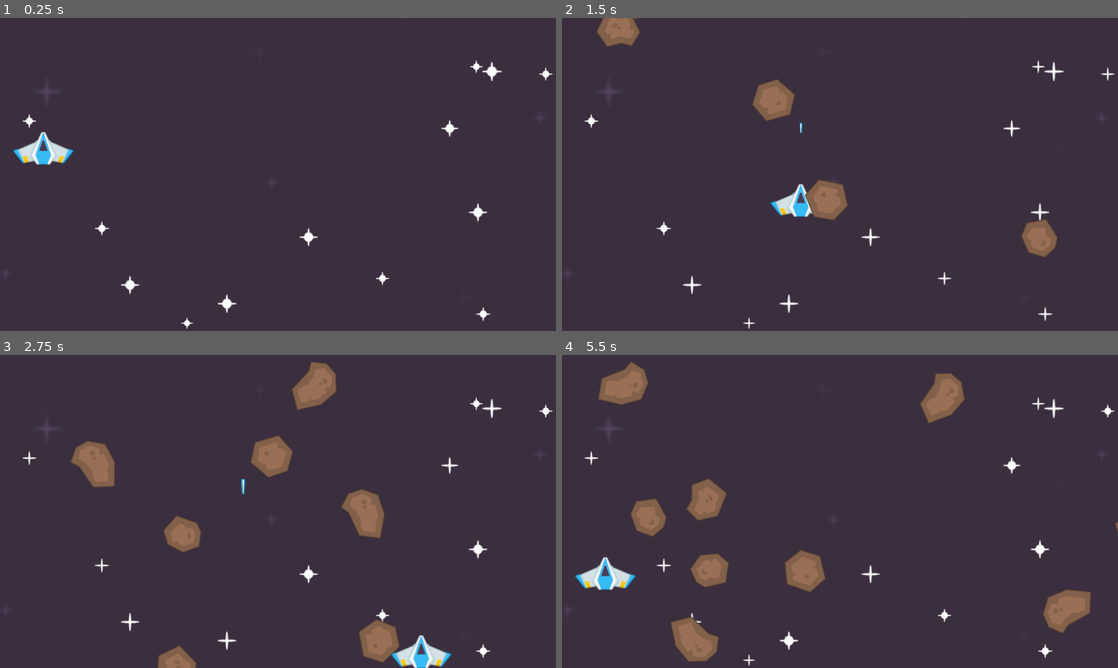
Above: before the commit, frames 1-4 (two rows, left to right).
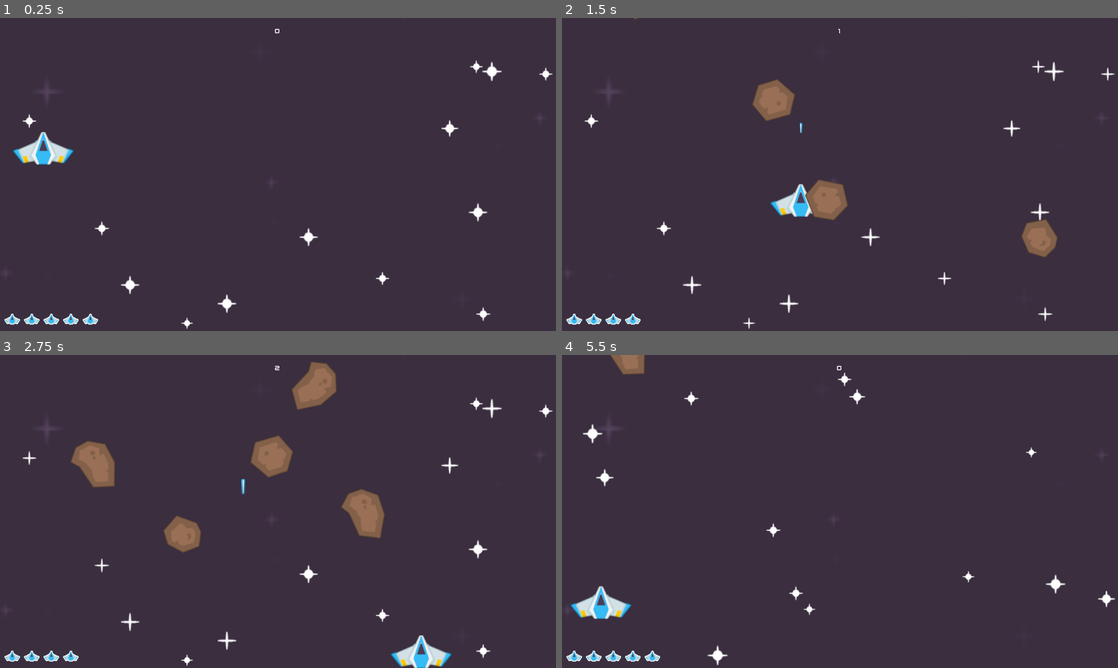
Above: after the commit, the same moments.

Repository: ZybeDevSam/simple-game
Game: Godot game, scene res://Level.tscn
Two runs of this game, one before a commit and one after it. Both use one fixed random seed, a clock stepped at 60 frames per second and the inputs below. The project has no main scene, so this scene is started directly.
Inputs:
- Up to frame 1 (0.25 s): no input
- Up to frame 2 (1.5 s): hold D (right) 0.53-1.28 s; hold Space (Shoot) 0.53-1.28 s; hold S (down) from 1.28 s (still down); tap Space (Shoot) at 1.35 s
- Up to frame 3 (2.75 s): release S (down) at 2.03 s; hold D (right) from 2.03 s (still down); hold Space (Shoot) from 2.03 s (still down)
- Up to frame 4 (5.5 s): release D (right) at 2.78 s; release Space (Shoot) at 2.78 s; hold W (up) 2.78-3.53 s; tap Space (Shoot) at 2.85, 4.35, 5 s; hold Space (Shoot) 3.53-4.28 s; hold Left (left) 3.53-5.03 s; hold S (down) from 5.03 s (still down); hold Space (Shoot) from 5.03 s (still down)

The runs differ from the first frame. In frame 1, 0.3% of the frame differs, in the area x 0-51%, y 3-98%; in frame 2, 0.8%; in frame 3, 1.3%; in frame 4, 8.7%, in the area x 0-100%, y 0-100%.

Commit message:
change some things

Diff:
--- a/Level.tscn
+++ b/Level.tscn
@@ -5,6 +5,7 @@
 [ext_resource type="Texture2D" uid="uid://c0f8ciiepfbeh" path="res://PNG/Effects/star1.png" id="4_m3clv"]
 [ext_resource type="Script" uid="uid://be3r032cekjrx" path="res://level.gd" id="4_wkftn"]
 [ext_resource type="Texture2D" uid="uid://5b2ulod4srxd" path="res://PNG/Effects/star2.png" id="5_mxnmf"]
+[ext_resource type="PackedScene" uid="uid://blh48e7pvrbxn" path="res://ui.tscn" id="6_m3clv"]
 
 [sub_resource type="SpriteFrames" id="SpriteFrames_2nifc"]
 animations = [{
@@ -33,8 +34,10 @@
 position = Vector2(633.49994, 377.50003)
 scale = Vector2(5.3242183, 5.3554688)
 texture = ExtResource("2_t7iv1")
+metadata/_edit_lock_ = true
 
 [node name="Stars" type="Node2D" parent="." unique_id=255768166]
+metadata/_edit_lock_ = true
 
 [node name="AnimatedSprite2D" type="AnimatedSprite2D" parent="Stars" unique_id=1511634786]
 sprite_frames = SubResource("SpriteFrames_2nifc")
@@ -118,6 +121,7 @@
 position = Vector2(576, 332)
 
 [node name="Boarders" type="Node2D" parent="." unique_id=312387855]
+metadata/_edit_lock_ = true
 
 [node name="StaticBody2D" type="StaticBody2D" parent="Boarders" unique_id=1192450641]
 collision_layer = 4
@@ -152,8 +156,12 @@
 autostart = true
 
 [node name="Meteors" type="Node2D" parent="." unique_id=475343160]
+metadata/_edit_lock_ = true
 
 [node name="Laser" type="Node2D" parent="." unique_id=460742825]
+metadata/_edit_lock_ = true
+
+[node name="UI" parent="." unique_id=2029816123 instance=ExtResource("6_m3clv")]
 
 [connection signal="laser" from="Player" to="." method="_on_player_laser"]
 [connection signal="timeout" from="MeteorTimer" to="." method="_on_meteor_timer_timeout"]
--- /dev/null
+++ b/gameOverScreen.tscn
@@ -0,0 +1,3 @@
+[gd_scene format=3 uid="uid://jf678sd75ibn"]
+
+[node name="Node2D" type="Node2D" unique_id=1266825445]
--- /dev/null
+++ b/game_over_screen.gd
@@ -0,0 +1,11 @@
+extends Control
+
+@export var level_packed: PackedScene
+
+func _ready() -> void:
+	$CenterContainer/VBoxContainer/Label2.text += str(Global.score)
+
+
+func _input(event):
+	if event.is_action_pressed("Shoot"):
+		get_tree().change_scene_to_packed(level_packed)
--- /dev/null
+++ b/game_over_screen.tscn
@@ -0,0 +1,71 @@
+[gd_scene format=3 uid="uid://c1y4mjn104rse"]
+
+[ext_resource type="FontFile" uid="uid://dis8vy025vnyn" path="res://Audio/kenvector_future.ttf" id="1_gt22q"]
+[ext_resource type="Script" uid="uid://bqoppueo6o522" path="res://game_over_screen.gd" id="1_w3hxg"]
+[ext_resource type="PackedScene" uid="uid://bbhfiv2pfo3yo" path="res://Level.tscn" id="2_l4tlu"]
+
+[node name="GameOverScreen" type="Control" unique_id=289621191]
+layout_mode = 3
+anchors_preset = 15
+anchor_right = 1.0
+anchor_bottom = 1.0
+grow_horizontal = 2
+grow_vertical = 2
+script = ExtResource("1_w3hxg")
+level_packed = ExtResource("2_l4tlu")
+
+[node name="BG" type="ColorRect" parent="." unique_id=1896762090]
+layout_mode = 1
+anchors_preset = 15
+anchor_right = 1.0
+anchor_bottom = 1.0
+grow_horizontal = 2
+grow_vertical = 2
+color = Color(0.24313726, 0.16470589, 0.24705882, 1)
+metadata/_edit_lock_ = true
+
+[node name="CenterContainer" type="CenterContainer" parent="." unique_id=1612334022]
+layout_mode = 1
+anchors_preset = 15
+anchor_right = 1.0
+anchor_bottom = 1.0
+grow_horizontal = 2
+grow_vertical = 2
+
+[node name="VBoxContainer" type="VBoxContainer" parent="CenterContainer" unique_id=746707943]
+layout_mode = 2
+
+[node name="Label" type="Label" parent="CenterContainer/VBoxContainer" unique_id=2110076503]
+layout_mode = 2
+theme_override_fonts/font = ExtResource("1_gt22q")
+theme_override_font_sizes/font_size = 64
+text = "Game Over"
+horizontal_alignment = 1
+
+[node name="Label2" type="Label" parent="CenterContainer/VBoxContainer" unique_id=387762533]
+layout_mode = 2
+theme_override_fonts/font = ExtResource("1_gt22q")
+theme_override_font_sizes/font_size = 32
+text = "Score: "
+horizontal_alignment = 1
+
+[node name="MarginContainer" type="MarginContainer" parent="." unique_id=1036978780]
+layout_mode = 1
+anchors_preset = 7
+anchor_left = 0.5
+anchor_top = 1.0
+anchor_right = 0.5
+anchor_bottom = 1.0
+offset_left = -150.5
+offset_top = -40.0
+offset_right = 150.5
+grow_horizontal = 2
+grow_vertical = 0
+theme_override_constants/margin_bottom = 10
+
+[node name="Label" type="Label" parent="MarginContainer" unique_id=409654663]
+layout_mode = 2
+theme_override_fonts/font = ExtResource("1_gt22q")
+theme_override_font_sizes/font_size = 20
+text = "Press Space to Start again"
+horizontal_alignment = 1
--- /dev/null
+++ b/global/global.gd
@@ -0,0 +1,3 @@
+extends Node
+
+var score := 0
--- a/level.gd
+++ b/level.gd
@@ -3,7 +3,11 @@
 var meteor_scene: PackedScene = load("res://meteor.tscn")
 var laser_scene: PackedScene = load("res://laser.tscn")
 
+var health: int = 5
+
 func _ready() -> void:
+	#set health
+	get_tree().call_group("UI",'_set_health', health)
 	#stars
 	var size := get_viewport().get_visible_rect().size
 	var rng := RandomNumberGenerator.new()
@@ -25,6 +29,15 @@
 
 	$Meteors.add_child(meteor)
 
+	meteor.connect('collision', _on_meteor_collision)
+
+func _on_meteor_collision():
+	health -= 1
+	get_tree().call_group("UI",'_set_health', health)
+	if health <= 0:
+		get_tree().change_scene_to_file("res://game_over_screen.tscn")
+
+
 
 func _on_player_laser(pos) -> void:
 	var laser = laser_scene.instantiate()
--- a/meteor.gd
+++ b/meteor.gd
@@ -3,6 +3,8 @@
 var meteor_speed : int
 var meteor_direction: float
 var meteor_rotation: int
+
+signal collision
 
 func _ready():
 	var rng := RandomNumberGenerator.new()
@@ -22,14 +24,18 @@
 
 	meteor_rotation = rng.randi_range(0,359)
 
-	await get_tree().create_timer(10.0).timeout
-	queue_free()
+	# await get_tree().create_timer(10.0).timeout
+	# queue_free()
 
 
 func _process(delta):
 	position += Vector2(meteor_direction,1.0) * meteor_speed * delta
 	rotation_degrees += meteor_rotation * delta
 
-func _on_body_entered(body: Node2D) -> void:
-	print("meteor entered")
-	print(body)
+func _on_body_entered(_body: Node2D) -> void:
+	collision.emit()
+
+
+func _on_area_entered(area: Area2D) -> void:
+	area.queue_free()
+	queue_free()
--- a/meteor.tscn
+++ b/meteor.tscn
@@ -14,4 +14,5 @@
 [node name="CollisionPolygon2D" type="CollisionPolygon2D" parent="." unique_id=467497955]
 polygon = PackedVector2Array(22, -41, 49, -2, 34, 33, 10, 29, -22, 41, -50, 10, -33, -41)
 
+[connection signal="area_entered" from="." to="." method="_on_area_entered"]
 [connection signal="body_entered" from="." to="." method="_on_body_entered"]
--- a/project.godot
+++ b/project.godot
@@ -14,10 +14,18 @@
 config/features=PackedStringArray("4.6", "Forward Plus")
 config/icon="res://icon.svg"
 
+[autoload]
+
+Global="*uid://b0112ikxplqcx"
+
 [display]
 
 window/size/viewport_width=1280
 window/size/viewport_height=720
+
+[global_group]
+
+UI=""
 
 [input]
 
--- /dev/null
+++ b/ui.gd
@@ -0,0 +1,19 @@
+extends CanvasLayer
+
+static var image = load("res://PNG/UI/playerLife2_blue.png")
+var time_elapsed := 0
+
+func _set_health(amount):
+	for child in $MarginContainer2/HBoxContainer.get_children():
+		child.queue_free()
+
+	for i in amount:
+		var text_rect = TextureRect.new()
+		text_rect.texture = image
+		$MarginContainer2/HBoxContainer.add_child(text_rect)
+		text_rect.stretch_mode = TextureRect.STRETCH_KEEP
+
+func _on_timer_timeout() -> void:
+	time_elapsed += 1
+	Global.score += 1
+	$MarginContainer/Label.text = str(time_elapsed)
--- /dev/null
+++ b/ui.tscn
@@ -0,0 +1,43 @@
+[gd_scene format=3 uid="uid://blh48e7pvrbxn"]
+
+[ext_resource type="Script" uid="uid://cqiy01ybq0fkq" path="res://ui.gd" id="1_27fn8"]
+[ext_resource type="FontFile" uid="uid://dis8vy025vnyn" path="res://Audio/kenvector_future.ttf" id="1_m6e0p"]
+
+[node name="UI" type="CanvasLayer" unique_id=2029816123 groups=["UI"]]
+script = ExtResource("1_27fn8")
+
+[node name="MarginContainer" type="MarginContainer" parent="." unique_id=1528640833]
+anchors_preset = 5
+anchor_left = 0.5
+anchor_right = 0.5
+offset_left = -36.0
+offset_right = 36.0
+offset_bottom = 40.0
+grow_horizontal = 2
+theme_override_constants/margin_top = 20
+
+[node name="Label" type="Label" parent="MarginContainer" unique_id=872146446]
+layout_mode = 2
+theme_override_fonts/font = ExtResource("1_m6e0p")
+theme_override_font_sizes/font_size = 16
+text = "0"
+horizontal_alignment = 1
+
+[node name="MarginContainer2" type="MarginContainer" parent="." unique_id=731552341]
+anchors_preset = 2
+anchor_top = 1.0
+anchor_bottom = 1.0
+offset_top = -40.0
+offset_right = 262.0
+grow_vertical = 0
+theme_override_constants/margin_left = 10
+theme_override_constants/margin_bottom = 10
+
+[node name="HBoxContainer" type="HBoxContainer" parent="MarginContainer2" unique_id=129591401]
+layout_mode = 2
+theme_override_constants/separation = 8
+
+[node name="Timer" type="Timer" parent="." unique_id=1461463078]
+autostart = true
+
+[connection signal="timeout" from="Timer" to="." method="_on_timer_timeout"]
Not shown, added: game_over_screen.gd.uid
Not shown, added: global/global.gd.uid
Not shown, added: ui.gd.uid
